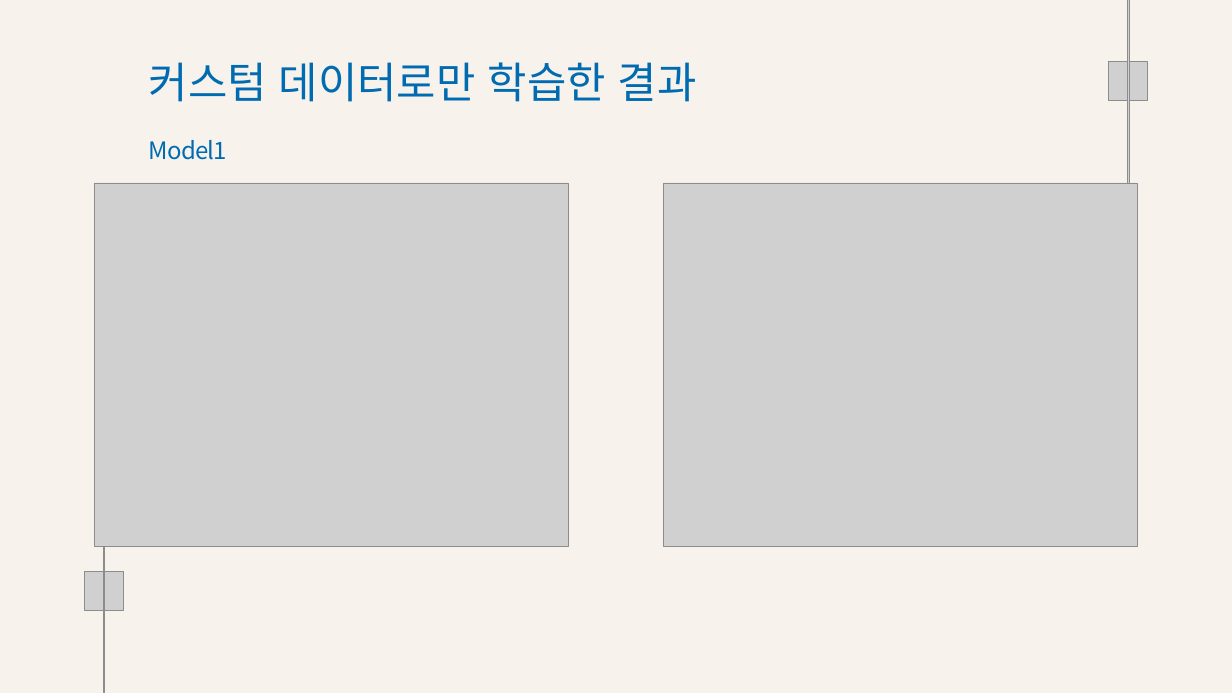
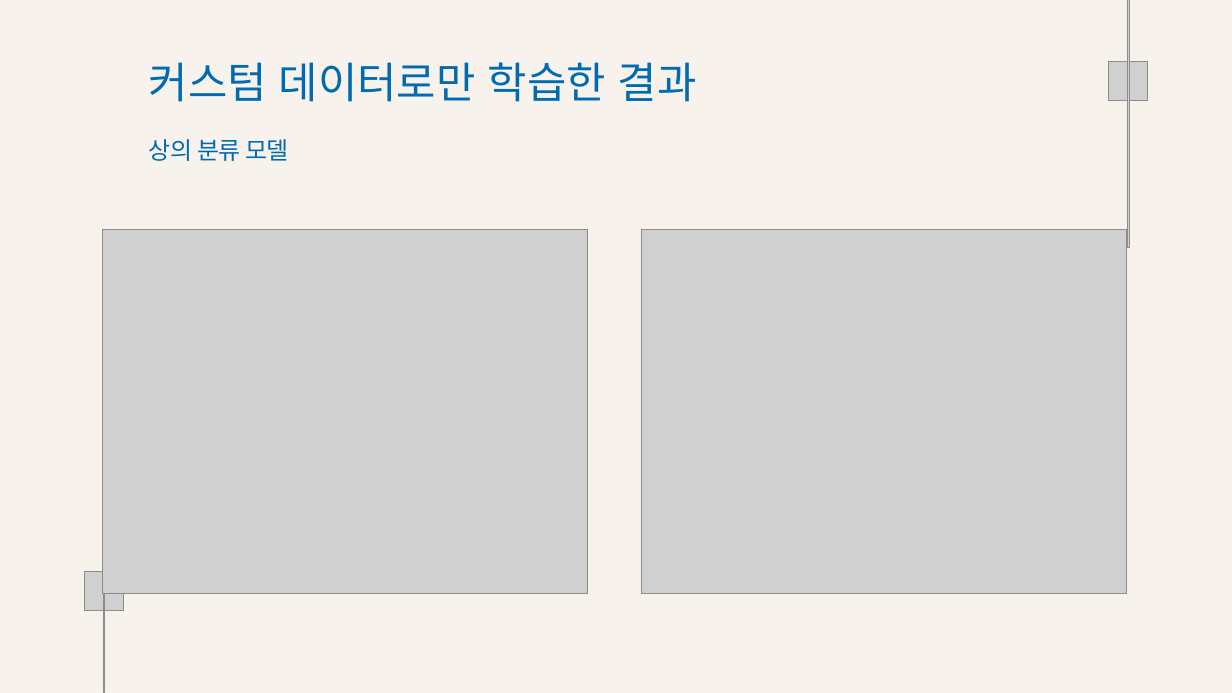
Before and after one commit to Playdata-G-DA35/DA35-final-team2-Item_Classification_RPA, a slide deck: slide 10 of documents/의류 카테고리 분류 모델 결과 보고서.pptx (slide 11 before the commit). Drawn at 1232x693 pixels with LibreOffice and Linux fonts; fonts in the diff are those of the drawing; grey boxes stand for pictures; background and template pictures are left out. Boxes give left, top, right and bottom in pixels: in the first picture for what was removed or moved away, otherwise in the second. Text is boxed around its words. In the diff, an @@ line names an element or a change of style, - is before the commit and + after.

```diff
--- a/documents/의류 카테고리 분류 모델 결과 보고서.pptx
+++ b/documents/의류 카테고리 분류 모델 결과 보고서.pptx
@@ text at [149, 139, 288, 161]: text changed @@
-Model1
+상의 분류 모델
@@ picture: place and size @@
-picture at [95, 183, 569, 547]
+picture at [103, 229, 588, 593]
@@ picture: place and size @@
-picture at [663, 183, 1138, 547]
+picture at [641, 229, 1126, 593]
```
Also in this commit, not shown: 7 other slides changed, 2 slides added, 2 slides removed, 3 other files.
